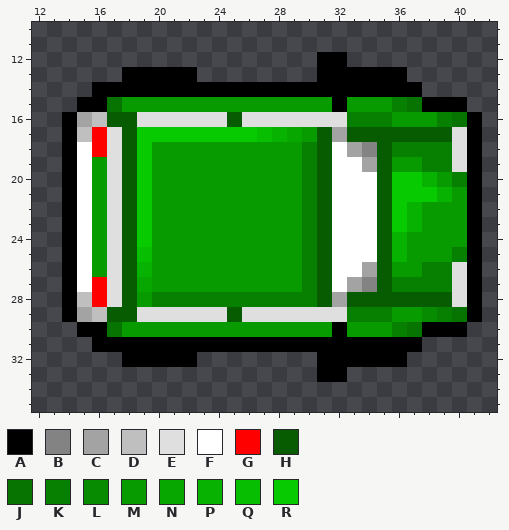
Pixel-art sprite -- assets/car_player.png. Above, as it was before the edit.
The file is 58x48 pixels. Shown: x 12..42, y 10..35.
Palette (. is transparent): A #000000  B #838383  C #a3a3a3  D #bfbfbf  E #dfdfdf  F #ffffff  G #ff0000  H #075b00  J #077300  K #077f00  L #078b00  M #079b00  N #07a700  P #07b300  Q #07bf00  R #07cb00
Pixels before, first column x 14:
12 .................AA.........
13 ....AAAAA........AAAAAA.....
14 ..AAAAAAAAAAAAAAAAAAAAAA....
15 .AAJMMMMMMMMMMMMMMAMMMKJAAA.
16 ACDHHEEEEEEHEEEEEEEKKKMMMKJA
17 ADGEHRRRRRRRRQPNMHCHHHHHHHEA
18 AFGEHRMMMMMMMMMMKHFCBHKKKKEA
19 AFMEHRMMMMMMMMMMKHFFCHMMKKEA
20 AFMEHRMMMMMMMMMMKHFFFHRRPMKA
21 AFMEHRMMMMMMMMMMKHFFFHRRRPMA
22 AFMEHRMMMMMMMMMMKHFFFHRPMMMA
23 AFMEHRMMMMMMMMMMKHFFFHRPMMMA
24 AFMEHRMMMMMMMMMMKHFFFHPMMMMA
25 AFMEHQMMMMMMMMMMKHFFFHPMMMKA
26 AFMEHPMMMMMMMMMMKHFFCHMMKKEA
27 AFGEHNMMMMMMMMMMKHFCBHKKKKEA
28 ADGEHMKKKKKKKKKKKHCHHHHHHHEA
29 ACDHHEEEEEEHEEEEEEEKKKMMLKJA
30 .AAJMMMMMMMMMMMMMMAMMMKJAAA.
31 ..AAAAAAAAAAAAAAAAAAAAAA....
32 ....AAAAA........AAAAAA.....
33 .................AA.........
New version:
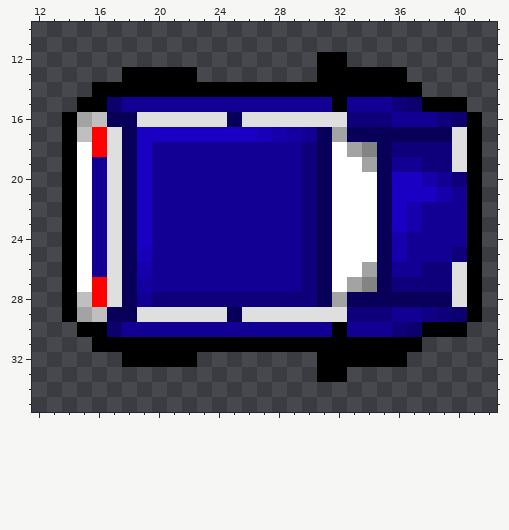
From the commit log: start the robot animation
Diff:
Colour H changes from #075b00 to #080058.
Colour J changes from #077300 to #0c006f.
Colour K changes from #077f00 to #0d007a.
Colour L changes from #078b00 to #0f0086.
Colour M changes from #079b00 to #120095.
Colour N changes from #07a700 to #1400a1.
Colour P changes from #07b300 to #1600ac.
Colour Q changes from #07bf00 to #1800b8.
Colour R changes from #07cb00 to #1900c3.
Boxes around the changes in both pictures, in picture pixels (x1, y1, x2, y2):
changed: (92, 97, 467, 337)
